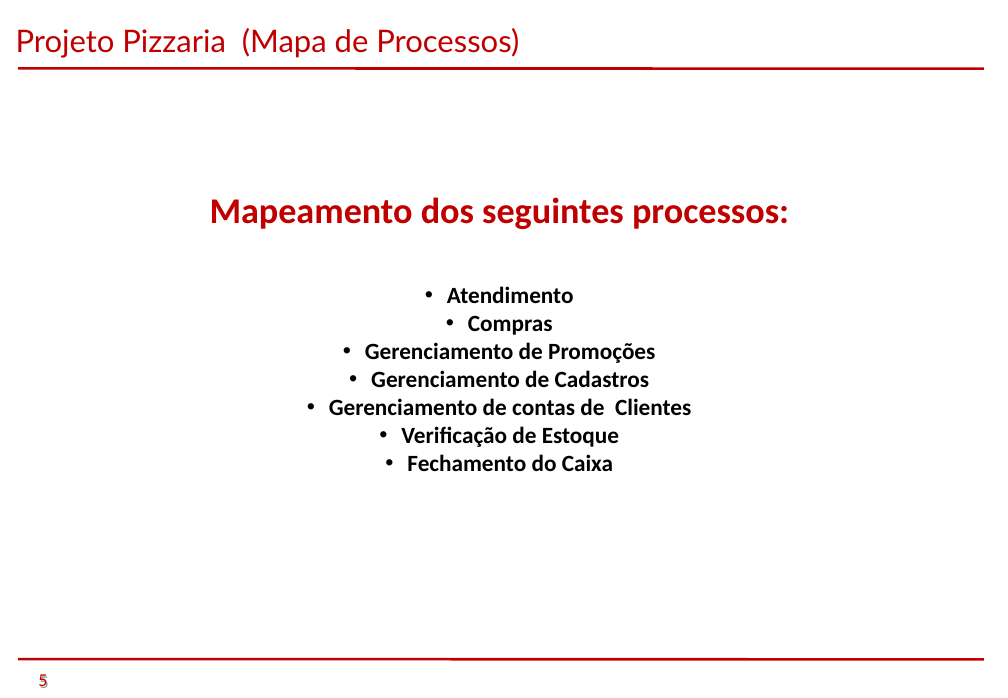
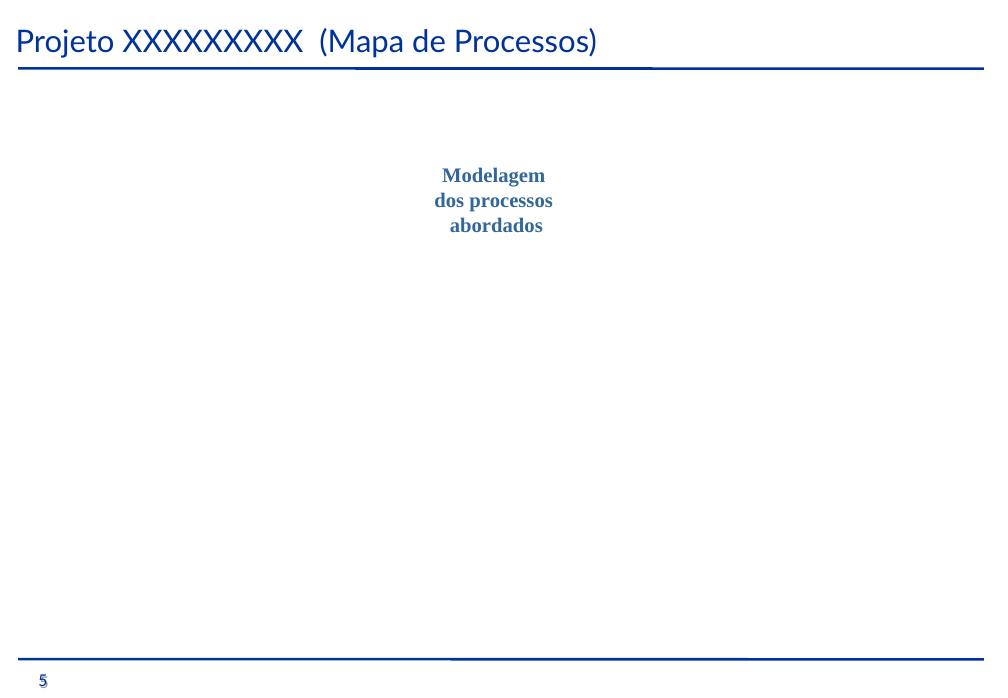
Before and after one commit to Peridian/tcmpizzaria, a slide deck: slide 5 of trunk/GiovanellisPizzariaEntrega1S/TCM - Pizzaria - Semestre 1 - 2014/PTCC/Apresentação/Pizzaria.ppt. Drawn at 1008x698 pixels with LibreOffice and Linux fonts; fonts in the diff are those of the drawing; background and template pictures are left out. Boxes give left, top, right and bottom in pixels: in the first picture for what was removed or moved away, otherwise in the second. Text is boxed around its words. In the diff, an @@ line names an element or a change of style, - is before the commit and + after.

```diff
--- a/trunk/GiovanellisPizzariaEntrega1S/TCM - Pizzaria - Semestre 1 - 2014/PTCC/Apresentação/Pizzaria.ppt
+++ b/trunk/GiovanellisPizzariaEntrega1S/TCM - Pizzaria - Semestre 1 - 2014/PTCC/Apresentação/Pizzaria.ppt
@@ text at (16,28,597,58): text changed; text colour #C00000 to #003399 @@
-Projeto Pizzaria (Mapa de Processos)
+Projeto XXXXXXXXX (Mapa de Processos)
@@ line (18, 68) - (983, 69): stroke #C00000 2.01 pt to #003399 2.01 pt @@
@@ text added at (434,167,552,232), 16 pt, text #336699, bold @@
+Modelagem
+dos processos
+abordados
@@ text removed at (210,197,789,471) @@
-Mapeamento dos seguintes processos:
-• Atendimento
-• Compras
-• Gerenciamento de Promoções
-• Gerenciamento de Cadastros
-• Gerenciamento de contas de Clientes
-• Verificação de Estoque
-• Fechamento do Caixa
@@ line (18, 658) - (983, 659): stroke #C00000 2.01 pt to #003399 2.01 pt @@
@@ text "5" at (38,674,47,688): text colour #C00000 to #003399 @@
```
Also in this commit, not shown: 7 other slides changed, 1 slide added, 4 slides removed.
